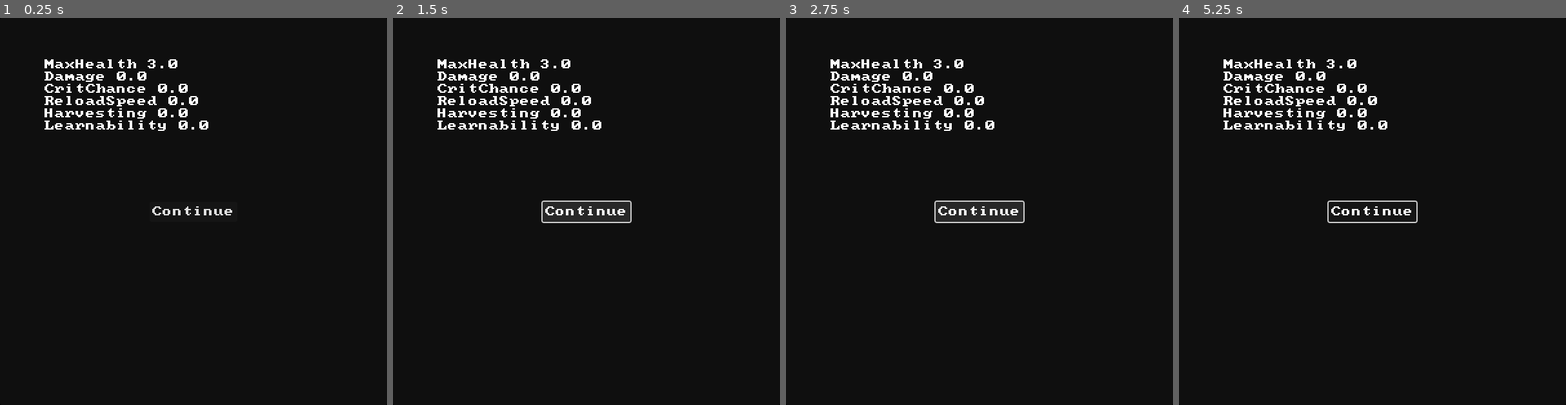
Above: before the commit, frames 1-4 (left to right).
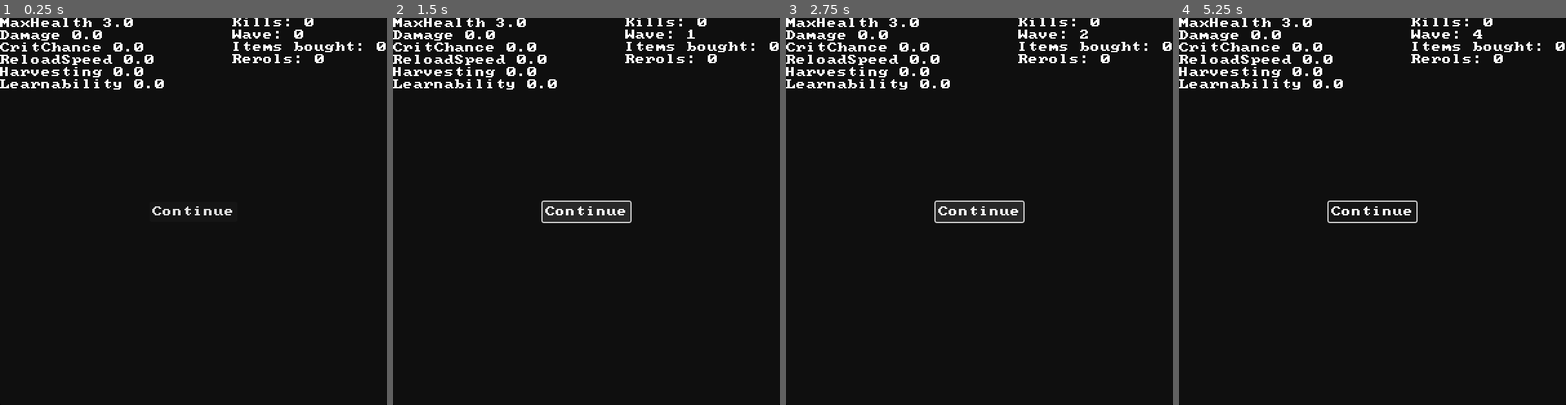
Above: after the commit, the same moments.

Repository: Iviv122/spacefortress
Game: Godot game, scene res://prefabs/menus/shopping_menu.tscn
Same seed, same stepped clock (60 frames per second), same inputs: the game is played once before the commit and once after it. This scene is started directly instead of the project's main scene.
Inputs (mouse positions are in pixels of both pictures, inside the frame that each line leads up to):
- Up to frame 1 (0.25 s): no input
- Up to frame 2 (1.5 s): click "Continue" at 0.5 s; click "Continue" at 1.25 s
- Up to frame 3 (2.75 s): click "Continue" at 2 s
- Up to frame 4 (5.25 s): tap Enter at 2.75, 4.25 s; move the mouse to (1457, 192) at 2.77 s; tap Space at 3.5, 5 s; move the mouse to (1295, 230) at 3.52 s; move the mouse to (1411, 126) at 4.27 s; move the mouse to (1353, 288) at 5.02 s

The runs differ from the first frame. In frame 1, 4.3% of the frame differs, in the area x 0-100%, y 0-30%; in frame 2, 4.2%; in frame 3, 4.2%; in frame 4, 4.2%.

Commit message:
More stats

Diff:
--- a/objects/gameplay/player/stats/player_stats.gd
+++ b/objects/gameplay/player/stats/player_stats.gd
@@ -1,6 +1,5 @@
 extends Resource
 class_name PlayerStats
-
 
 @export var StartStats: Array[StatTuple]
 var basestats : Stats
--- /dev/null
+++ b/objects/gameplay/player/stats/session_stats.gd
@@ -0,0 +1,40 @@
+extends Node
+class_name SessionStats
+
+signal update
+
+var Kills : int
+var Wave : int
+var ItemBought : int
+var Rerolls : int
+
+var shopping = false
+
+func _ready():
+	add_to_group("enemy_death")
+	add_to_group("stage_end")
+	add_to_group("item_bought")
+	add_to_group("reroll")
+
+func _on_reroll():
+	Rerolls+=1
+	update.emit()
+
+func _on_item_bought():
+	ItemBought+=1
+	update.emit()
+
+func _on_enemy_death():
+	Kills+=1
+	update.emit()
+
+func on_stage_end():
+	if !shopping:
+		Wave+=1
+		update.emit()
+		shopping = true
+	else:
+		shopping = false
+
+func _to_string() -> String:
+	return "Kills: " + str(Kills) + "\n" + "Wave: " + str(Wave) + "\n" + "Items bought: " + str(ItemBought) + "\n" + "Rerols: " + str(Rerolls)
--- /dev/null
+++ b/objects/shopping/buy_button.gd
@@ -0,0 +1,11 @@
+extends Node
+
+
+# Called when the node enters the scene tree for the first time.
+func _ready() -> void:
+	pass # Replace with function body.
+
+
+# Called every frame. 'delta' is the elapsed time since the previous frame.
+func _process(delta: float) -> void:
+	pass
--- /dev/null
+++ b/objects/shopping/reroll_button.gd
@@ -0,0 +1,11 @@
+extends Node
+
+
+# Called when the node enters the scene tree for the first time.
+func _ready() -> void:
+	pass # Replace with function body.
+
+
+# Called every frame. 'delta' is the elapsed time since the previous frame.
+func _process(delta: float) -> void:
+	pass
--- /dev/null
+++ b/objects/shopping/shop_menu.gd
@@ -0,0 +1,11 @@
+extends Node
+
+
+# Called when the node enters the scene tree for the first time.
+func _ready() -> void:
+	pass # Replace with function body.
+
+
+# Called every frame. 'delta' is the elapsed time since the previous frame.
+func _process(delta: float) -> void:
+	pass
--- /dev/null
+++ b/objects/ui/session_stats_label.gd
@@ -0,0 +1,9 @@
+extends Label
+class_name SessionStatsLabel
+
+func _ready() -> void:
+	SessionStatsInstance.update.connect(update)
+	update()
+
+func update():
+	text = SessionStatsInstance.to_string()
--- /dev/null
+++ b/prefabs/lists/session_stats.tscn
@@ -0,0 +1,7 @@
+[gd_scene load_steps=2 format=3 uid="uid://gkudysbcwnas"]
+
+[ext_resource type="Script" uid="uid://c2lcdbkbyqa64" path="res://objects/gameplay/player/stats/session_stats.gd" id="1_ovhin"]
+
+[node name="SessionStats" type="Node"]
+script = ExtResource("1_ovhin")
+metadata/_custom_type_script = "uid://c2lcdbkbyqa64"
--- a/prefabs/menus/shopping_menu.tscn
+++ b/prefabs/menus/shopping_menu.tscn
@@ -1,7 +1,8 @@
-[gd_scene load_steps=3 format=3 uid="uid://8rw73ithuuwt"]
+[gd_scene load_steps=4 format=3 uid="uid://8rw73ithuuwt"]
 
 [ext_resource type="Script" uid="uid://ctv4ktt76y8ie" path="res://objects/shopping/shopping_exit.gd" id="1_sui07"]
 [ext_resource type="Script" uid="uid://b1yl5euvcnq7u" path="res://objects/ui/player_stats_label.gd" id="2_j67rq"]
+[ext_resource type="Script" uid="uid://deld4brjbauk7" path="res://objects/ui/session_stats_label.gd" id="3_gqjwt"]
 
 [node name="ShoopingMenu" type="CanvasLayer"]
 
@@ -40,10 +41,20 @@
 metadata/_custom_type_script = "uid://ctv4ktt76y8ie"
 
 [node name="PlayerStatsLabel" type="Label" parent="Panel"]
-layout_mode = 0
-offset_left = 69.0
-offset_top = 64.0
-offset_right = 109.0
-offset_bottom = 87.0
+layout_mode = 1
+offset_right = 40.0
+offset_bottom = 23.0
 script = ExtResource("2_j67rq")
 metadata/_custom_type_script = "uid://b1yl5euvcnq7u"
+
+[node name="SessionStatsLabel" type="Label" parent="Panel"]
+layout_mode = 1
+anchors_preset = 1
+anchor_left = 1.0
+anchor_right = 1.0
+offset_left = -40.0
+offset_top = -1.0
+offset_bottom = 15.0
+grow_horizontal = 0
+script = ExtResource("3_gqjwt")
+metadata/_custom_type_script = "uid://deld4brjbauk7"
--- a/project.godot
+++ b/project.godot
@@ -19,6 +19,7 @@
 
 PlayerStatsInstance="*res://prefabs/lists/player.tscn"
 LvlUpBuffs="*res://prefabs/lists/lvl_up_buffs.tscn"
+SessionStatsInstance="*res://prefabs/lists/session_stats.tscn"
 
 [display]
 
@@ -38,6 +39,8 @@
 game_over=""
 next_shopping_step=""
 player_got_damage=""
+item_bought=""
+reroll=""
 
 [gui]
 
Not shown, added: objects/gameplay/player/stats/session_stats.gd.uid
Not shown, added: objects/shopping/buy_button.gd.uid
Not shown, added: objects/shopping/reroll_button.gd.uid
Not shown, added: objects/shopping/shop_menu.gd.uid
Not shown, added: objects/ui/session_stats_label.gd.uid
